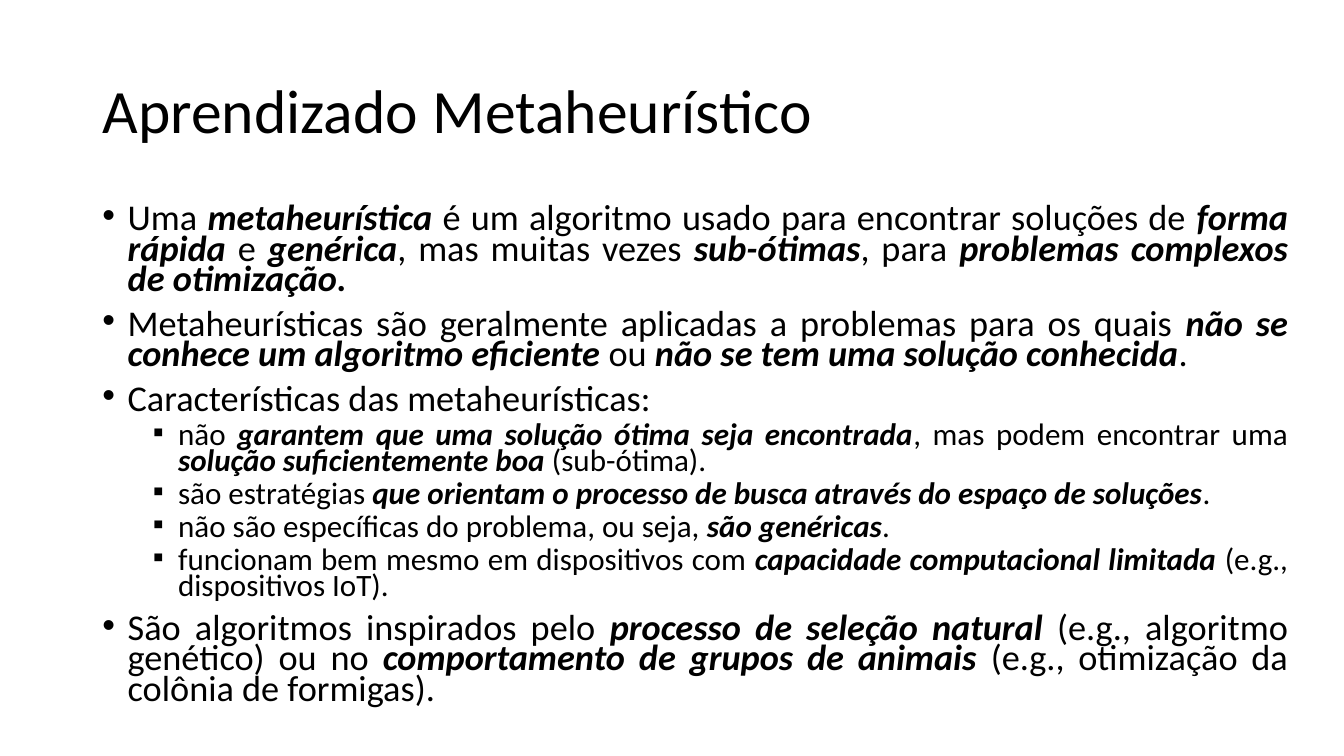
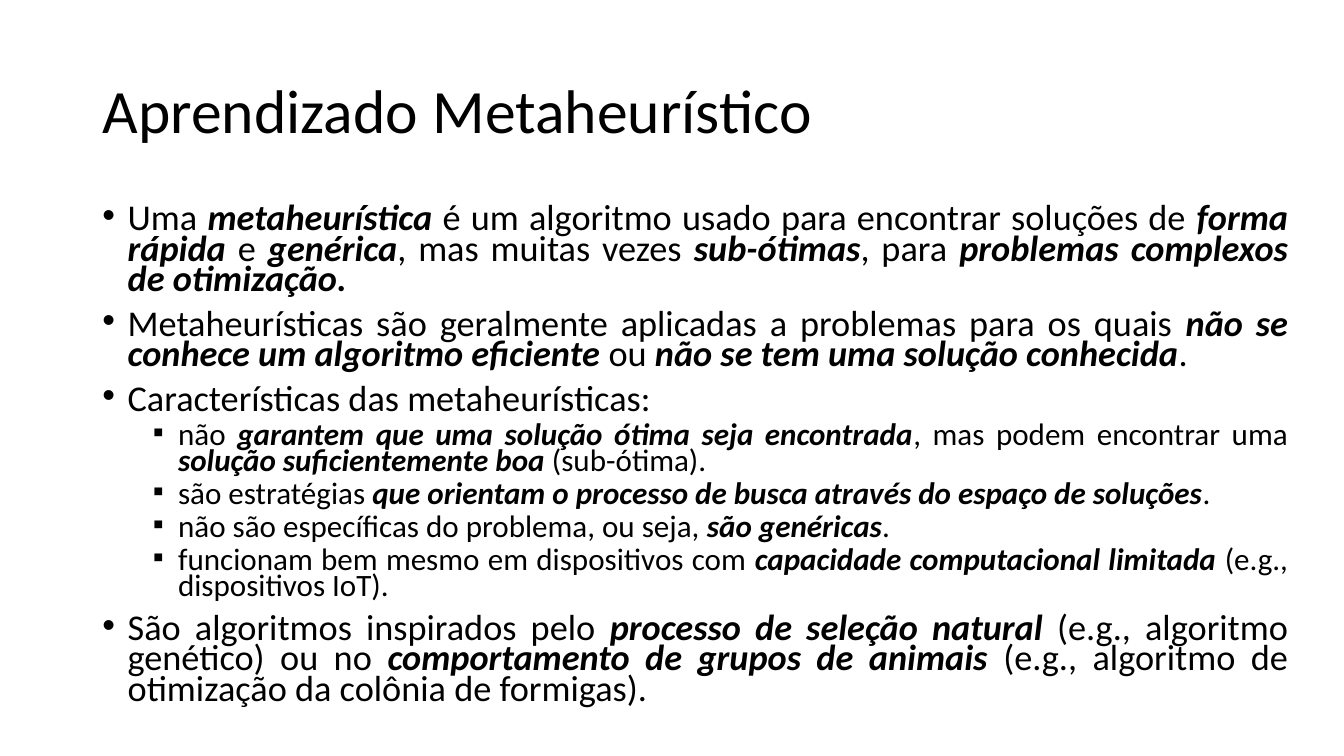
Before and after one commit to zz4fap/t319_aprendizado_de_maquina, a slide deck: slide 20 of slides/T319_Introdução.pptx. Drawn at 1344x756 pixels with LibreOffice and Linux fonts; fonts in the diff are those of the drawing. Boxes give left, top, right and bottom in pixels: in the first picture for what was removed or moved away, otherwise in the second. Text is boxed around its words. In the diff, an @@ line names an element or a change of style, - is before the commit and + after.

```diff
--- a/slides/T319_Introdução.pptx
+++ b/slides/T319_Introdução.pptx
@@ text at [128,613,1288,708]: text changed @@
-• São algoritmos inspirados pelo processo de seleção natural (e.g., algoritmo genético) ou no comportamento de grupos de animais (e.g., otimização da colônia de formigas).
+• São algoritmos inspirados pelo processo de seleção natural (e.g., algoritmo genético) ou no comportamento de grupos de animais (e.g., algoritmo de otimização da colônia de formigas).
```
Also in this commit, not shown: 11 other slides changed, 1 other file.
